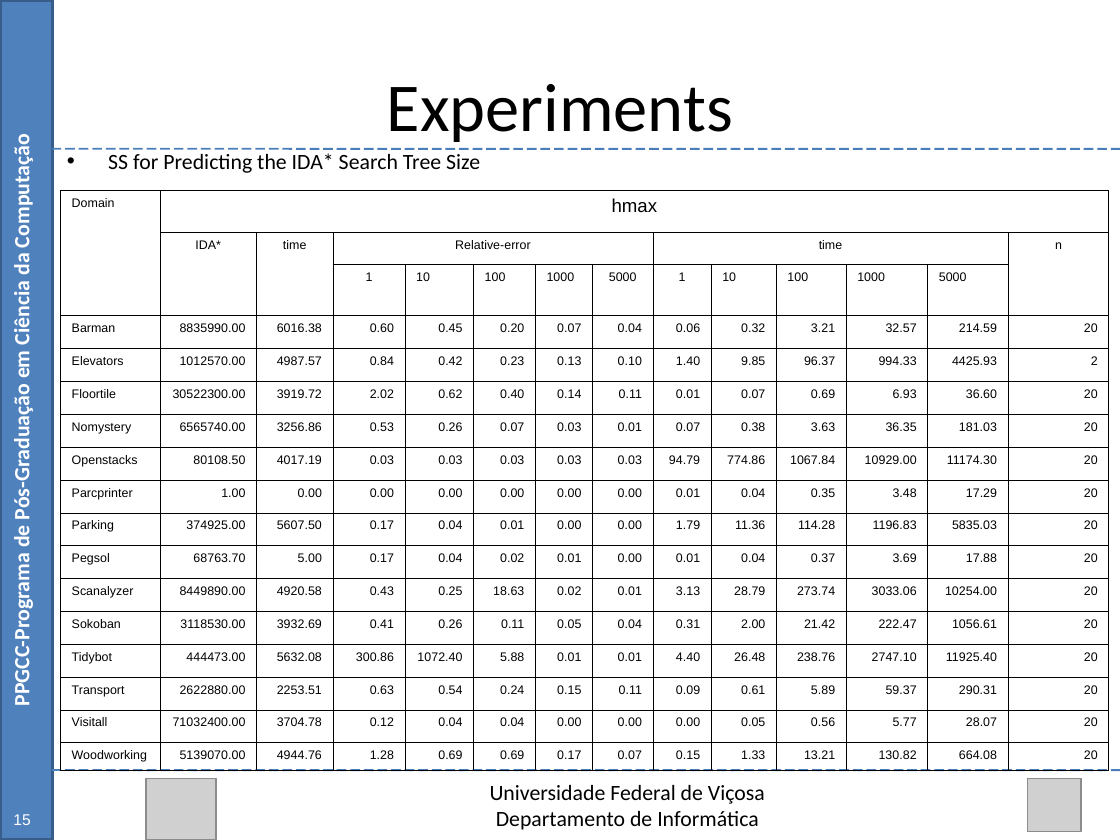
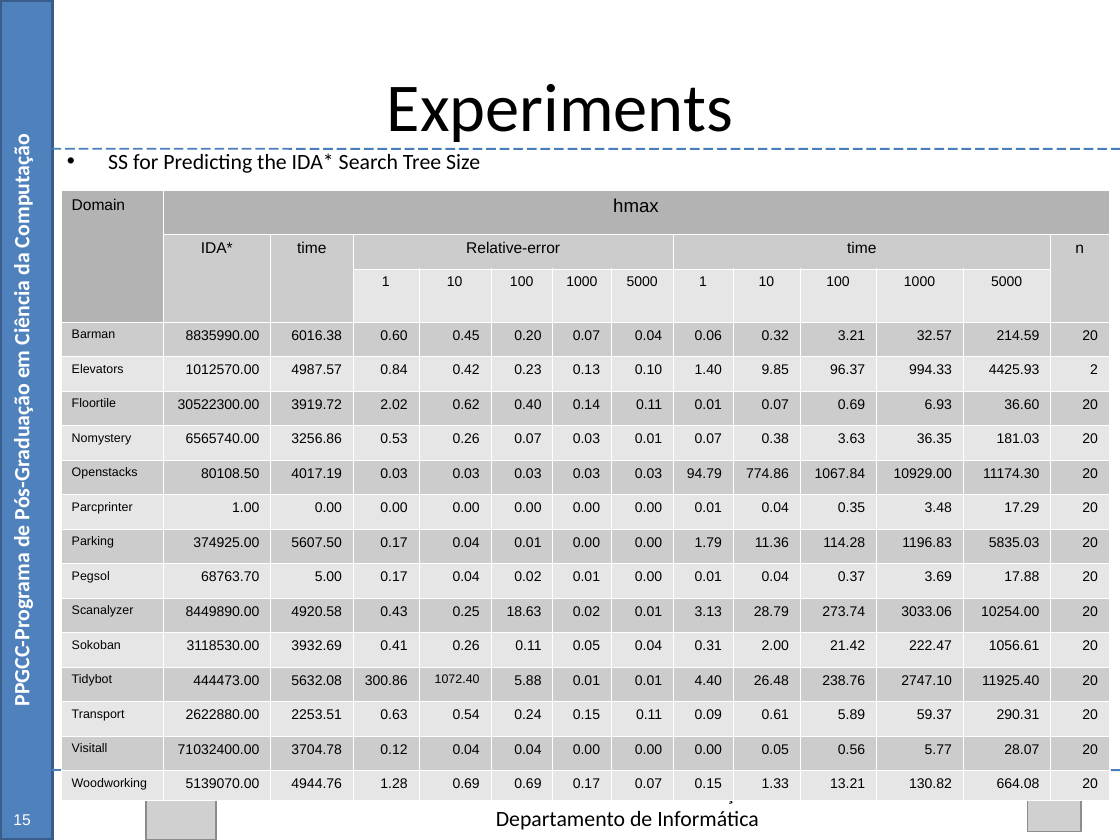
Before and after one commit to Marvinsky/research-marvin, a slide deck: slide 58 of latex/odp/dissertation_v8.odp. Drawn at 1120x840 pixels with LibreOffice and Linux fonts; fonts in the diff are those of the drawing; grey boxes stand for pictures. Boxes give left, top, right and bottom in pixels: in the first picture for what was removed or moved away, otherwise in the second. Text is boxed around its words. In the diff, an @@ line names an element or a change of style, - is before the commit and + after.

Commit message:
update v8

```diff
--- a/latex/odp/dissertation_v8.odp
+++ b/latex/odp/dissertation_v8.odp
@@ table at box(60, 190, 1109, 800) @@
@@ fill none to #B3B3B3 in 2 cells @@
@@ fill none to #CCCCCC in 103 cells @@
@@ fill none to #E6E6E6 in 108 cells @@
@@ size 8 to 10 pt in "Domain", "IDA*", "time", "Relative-error" and 2 more places @@
@@ size 8 to 9 pt in "1", "10", "100", "1000" and 187 more places @@
@@ alignment left to centre @@
@@ borders changed @@
```
Also in this commit, not shown: 4 other slides changed.
